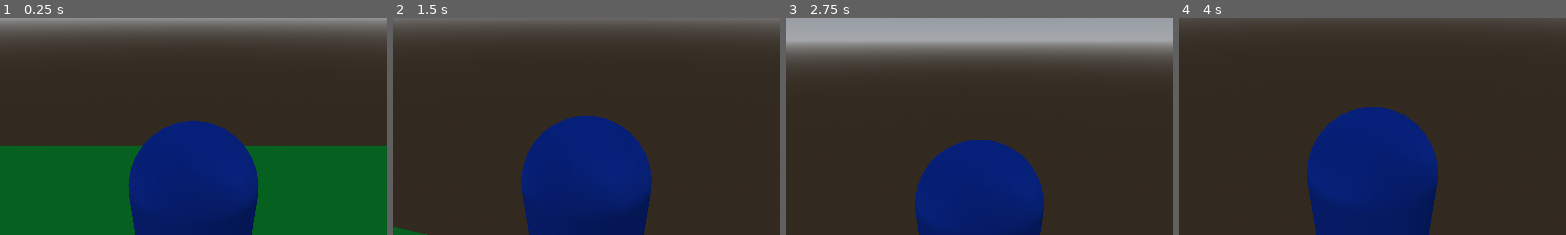
Above: before the commit, frames 1-4 (left to right).
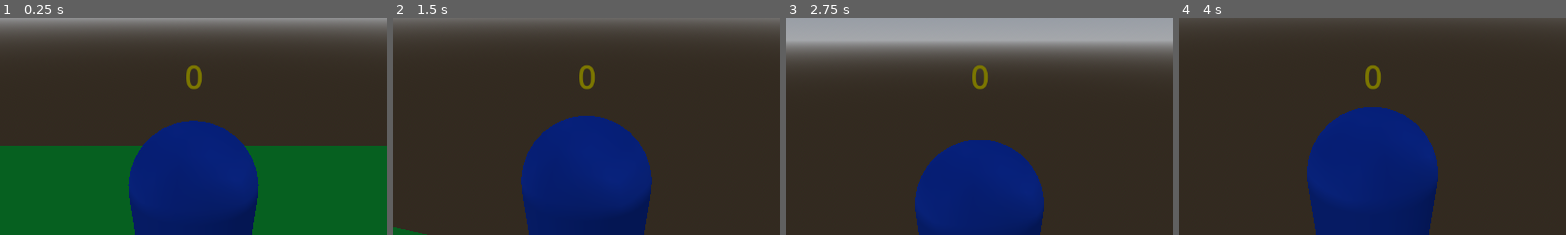
Above: after the commit, the same moments.

Repository: Razboinicul/Project-Cataract
Game: Godot game, scene res://Game.tscn
Two runs of this game, one before a commit and one after it. Both use one fixed random seed, a clock stepped at 60 frames per second and the inputs below.
Inputs (mouse positions are % of the whole screen's width and height, from its top left):
- Up to frame 1 (0.25 s): no input
- Up to frame 2 (1.5 s): tap Enter (ui_accept) at 0.5, 0.77 s; move the mouse to (55, 50) at 0.52 s; hold W (forward) from 0.53 s (still down); move the mouse to (45, 50) at 1.27 s
- Up to frame 3 (2.75 s): keep holding W (forward); tap Enter (ui_accept) at 1.52 s; move the mouse to (52, 48) at 2.02 s
- Up to frame 4 (4 s): keep holding W (forward); tap Enter (ui_accept) at 2.75, 3.02, 3.5, 3.77 s; move the mouse to (49, 52) at 2.77 s; move the mouse to (57, 51) at 3.52 s
The pictures show only the part of the screen within x 25-75%, y 0-50%; the shares and areas given below are measured in that part.

The runs differ from the first frame. In frame 1, 0.2% of the frame differs, in the area x 48-53%, y 21-34%; in frame 2, 0.2%; in frame 3, 0.2%; in frame 4, 0.2%.

Commit message:
Rings and Score

Diff:
--- /dev/null
+++ b/Game.gd
@@ -0,0 +1,4 @@
+extends Node3D
+
+func _process(delta):
+	$Control/Label.text = str($Player.score)
--- a/Game.tscn
+++ b/Game.tscn
@@ -1,6 +1,8 @@
-[gd_scene load_steps=8 format=3 uid="uid://cb0norow6m442"]
+[gd_scene load_steps=11 format=3 uid="uid://cb0norow6m442"]
 
+[ext_resource type="Script" path="res://Game.gd" id="1_0rta0"]
 [ext_resource type="PackedScene" uid="uid://cyr4k2uldfge6" path="res://Player/Player.tscn" id="1_lygw8"]
+[ext_resource type="PackedScene" uid="uid://bspigyhcbelgf" path="res://Items/Ring.tscn" id="2_8adm0"]
 
 [sub_resource type="ProceduralSkyMaterial" id="ProceduralSkyMaterial_6sobb"]
 
@@ -24,13 +26,21 @@
 [sub_resource type="BoxShape3D" id="BoxShape3D_ajpr0"]
 size = Vector3(10, 0.5, 10)
 
+[sub_resource type="LabelSettings" id="LabelSettings_3snek"]
+font_size = 48
+font_color = Color(0.482353, 0.462745, 0, 1)
+
 [node name="Game" type="Node3D"]
+script = ExtResource("1_0rta0")
 
 [node name="WorldEnvironment" type="WorldEnvironment" parent="."]
 environment = SubResource("Environment_pdceb")
 
 [node name="Player" parent="." instance=ExtResource("1_lygw8")]
 transform = Transform3D(1, 0, 0, 0, 1, 0, 0, 0, 1, 0, 1.32837, 0)
+
+[node name="Ring" parent="." instance=ExtResource("2_8adm0")]
+transform = Transform3D(0.5, 0, 0, 0, -2.18557e-08, -0.5, 0, 0.5, -2.18557e-08, 0, 1.23606, 3.7781)
 
 [node name="Ground" type="StaticBody3D" parent="."]
 
@@ -40,3 +50,20 @@
 
 [node name="CollisionShape3D" type="CollisionShape3D" parent="Ground"]
 shape = SubResource("BoxShape3D_ajpr0")
+
+[node name="Control" type="Control" parent="."]
+layout_mode = 3
+anchors_preset = 15
+anchor_right = 1.0
+anchor_bottom = 1.0
+grow_horizontal = 2
+grow_vertical = 2
+
+[node name="Label" type="Label" parent="Control"]
+layout_mode = 0
+offset_right = 1153.0
+offset_bottom = 175.0
+text = "0"
+label_settings = SubResource("LabelSettings_3snek")
+horizontal_alignment = 1
+vertical_alignment = 1
--- /dev/null
+++ b/Items/Ring.gd
@@ -0,0 +1,5 @@
+extends StaticBody3D
+@export var rotation_dgrees = 0.02
+
+func _process(delta):
+	global_rotation.y += rotation_dgrees
--- /dev/null
+++ b/Items/Ring.tscn
@@ -0,0 +1,24 @@
+[gd_scene load_steps=5 format=3 uid="uid://bspigyhcbelgf"]
+
+[ext_resource type="Script" path="res://Items/Ring.gd" id="1_kn2q3"]
+
+[sub_resource type="StandardMaterial3D" id="StandardMaterial3D_7hsim"]
+albedo_color = Color(0.627451, 0.537255, 0, 1)
+metallic = 0.3
+
+[sub_resource type="TorusMesh" id="TorusMesh_j7kwm"]
+material = SubResource("StandardMaterial3D_7hsim")
+
+[sub_resource type="SphereShape3D" id="SphereShape3D_fvirq"]
+radius = 1.0
+
+[node name="Ring" type="StaticBody3D"]
+transform = Transform3D(0.5, 0, 0, 0, -2.18557e-08, -0.5, 0, 0.5, -2.18557e-08, 0, 0, 0)
+script = ExtResource("1_kn2q3")
+
+[node name="MeshInstance3D" type="MeshInstance3D" parent="."]
+mesh = SubResource("TorusMesh_j7kwm")
+
+[node name="CollisionShape3D" type="CollisionShape3D" parent="."]
+transform = Transform3D(1, 0, 0, 0, 0.406904, 0, 0, 0, 1, 0, 0, 0)
+shape = SubResource("SphereShape3D_fvirq")
--- a/Player/Player.gd
+++ b/Player/Player.gd
@@ -1,5 +1,5 @@
 extends CharacterBody3D
-
+@export var score = 0
 
 const SPEED = 5.0
 const JUMP_VELOCITY = 4.5
@@ -53,3 +53,8 @@
 		if camera_anglev+changev>-50 and camera_anglev+changev<50:
 			camera_anglev+=changev
 			$Camera3D.rotate_x(deg_to_rad(changev))
+
+func _on_area_3d_body_entered(body):
+	if "Ring" in body.name:
+		score += 1
+		body.queue_free()
--- a/Player/Player.tscn
+++ b/Player/Player.tscn
@@ -22,3 +22,10 @@
 [node name="Camera3D" type="Camera3D" parent="."]
 transform = Transform3D(1, 0, 0, 0, 0.789695, 0.6135, 0, -0.6135, 0.789695, 0, 1.5838, 1.99037)
 current = true
+
+[node name="Area3D" type="Area3D" parent="."]
+
+[node name="CollisionShape3D2" type="CollisionShape3D" parent="Area3D"]
+shape = SubResource("CapsuleShape3D_ugx1k")
+
+[connection signal="body_entered" from="Area3D" to="." method="_on_area_3d_body_entered"]
--- a/project.godot
+++ b/project.godot
@@ -14,6 +14,10 @@
 run/main_scene="res://Game.tscn"
 config/features=PackedStringArray("4.1", "Forward Plus")
 config/icon="res://icon.svg"
+
+[dotnet]
+
+project/assembly_name="Project Cataract"
 
 [input]
 
Not shown, added: icon.svg.import
